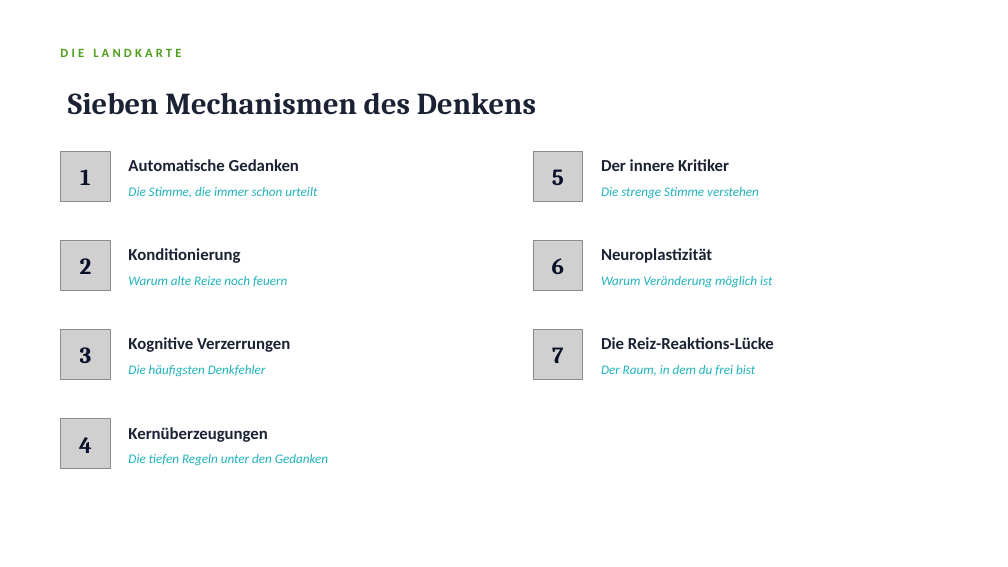
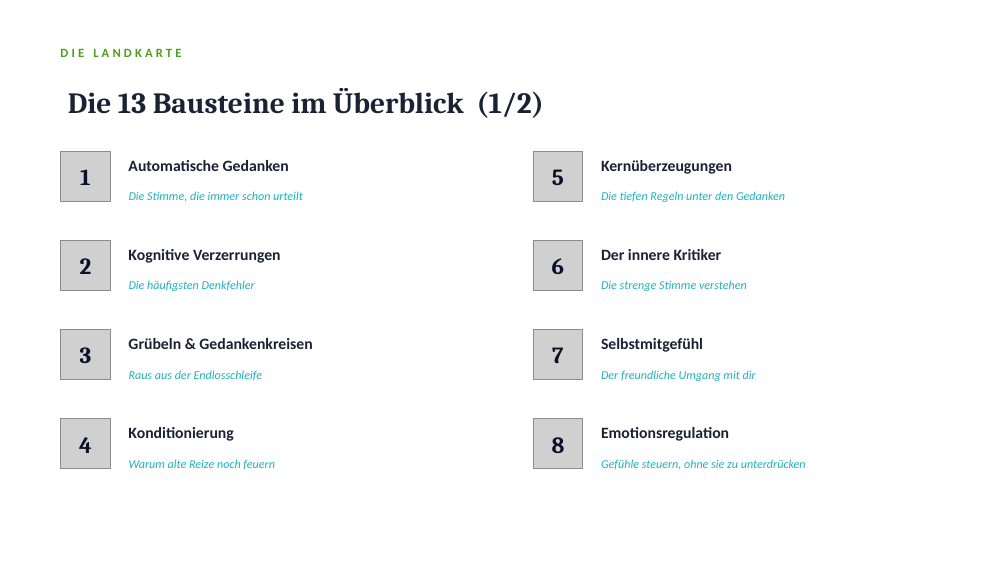
Before and after one commit to Heiko888/werdemeisterdeinergedanken, a slide deck: slide 7 of docs/workshop/vertiefungen/WMDG-Workshop-Vertiefungen-Kopf-verstehen.pptx. Drawn at 1008x567 pixels with LibreOffice and Linux fonts; fonts in the diff are those of the drawing; grey boxes stand for pictures. Boxes give left, top, right and bottom in pixels: in the first picture for what was removed or moved away, otherwise in the second. Text is boxed around its words. In the diff, an @@ line names an element or a change of style, - is before the commit and + after.

```diff
--- a/docs/workshop/vertiefungen/WMDG-Workshop-Vertiefungen-Kopf-verstehen.pptx
+++ b/docs/workshop/vertiefungen/WMDG-Workshop-Vertiefungen-Kopf-verstehen.pptx
@@ text at bbox=[68, 88, 544, 118]: text changed; size 29 to 28 pt @@
-Sieben Mechanismen des Denkens
+Die 13 Bausteine im Überblick (1/2)
@@ text "Automatische Gedanken" at bbox=[128, 160, 289, 171]: size 16 to 15 pt @@
@@ size 12.5 to 11.5 pt; line spacing 1 to 0.95 in 5 elements at bbox=[129, 191, 303, 202], bbox=[129, 280, 255, 291], bbox=[601, 280, 747, 291], bbox=[129, 459, 275, 470], bbox=[601, 191, 785, 202] @@
@@ text at bbox=[601, 160, 732, 174]: text changed; size 16 to 15 pt @@
-Der innere Kritiker
+Kernüberzeugungen
@@ text "Die tiefen Regeln unter den ...": place and size @@
-text "Die tiefen Regeln unter den ..." at bbox=[128, 454, 328, 466]
+text "Die tiefen Regeln unter den ..." at bbox=[601, 191, 785, 202]
@@ text at bbox=[128, 249, 281, 263]: text changed; size 16 to 15 pt @@
-Konditionierung
+Kognitive Verzerrungen
@@ text "Die häufigsten Denkfehler": place and size @@
-text "Die häufigsten Denkfehler" at bbox=[128, 365, 266, 377]
+text "Die häufigsten Denkfehler" at bbox=[129, 280, 255, 291]
@@ text at bbox=[601, 249, 722, 260]: text changed; size 16 to 15 pt @@
-Neuroplastizität
+Der innere Kritiker
@@ text "Die strenge Stimme verstehen": place and size @@
-text "Die strenge Stimme verstehen" at bbox=[601, 187, 759, 199]
+text "Die strenge Stimme verstehen" at bbox=[601, 280, 747, 291]
@@ text removed at bbox=[601, 276, 772, 288] @@
-Warum Veränderung möglich ist
@@ text at bbox=[128, 338, 312, 349]: text changed; size 16 to 15 pt @@
-Kognitive Verzerrungen
+Grübeln & Gedankenkreisen
@@ text at bbox=[601, 338, 703, 352]: text changed; size 16 to 15 pt @@
-Die Reiz-Reaktions-Lücke
+Selbstmitgefühl
@@ text added at bbox=[129, 370, 262, 381], 11.5 pt, text #21B2BD, italic @@
+Raus aus der Endlosschleife
@@ text at bbox=[601, 370, 756, 381]: text changed; size 12.5 to 11.5 pt @@
-Der Raum, in dem du frei bist
+Der freundliche Umgang mit dir
@@ picture added at bbox=[533, 419, 583, 469] @@
@@ text at bbox=[128, 427, 233, 441]: text changed; size 16 to 15 pt @@
-Kernüberzeugungen
+Konditionierung
@@ text "Warum alte Reize noch feuern": place and size @@
-text "Warum alte Reize noch feuern" at bbox=[128, 276, 287, 287]
+text "Warum alte Reize noch feuern" at bbox=[129, 459, 275, 470]
@@ text added at bbox=[552, 437, 565, 453], 22 pt, text #08102A, bold @@
+8
@@ text added at bbox=[601, 427, 729, 441], 15 pt, text #1A2233, bold @@
+Emotionsregulation
@@ text added at bbox=[601, 459, 806, 470], 11.5 pt, text #21B2BD, italic @@
+Gefühle steuern, ohne sie zu unterdrücken
```
Also in this commit, not shown: 13 other slides changed, 7 slides added, 3 other files.
